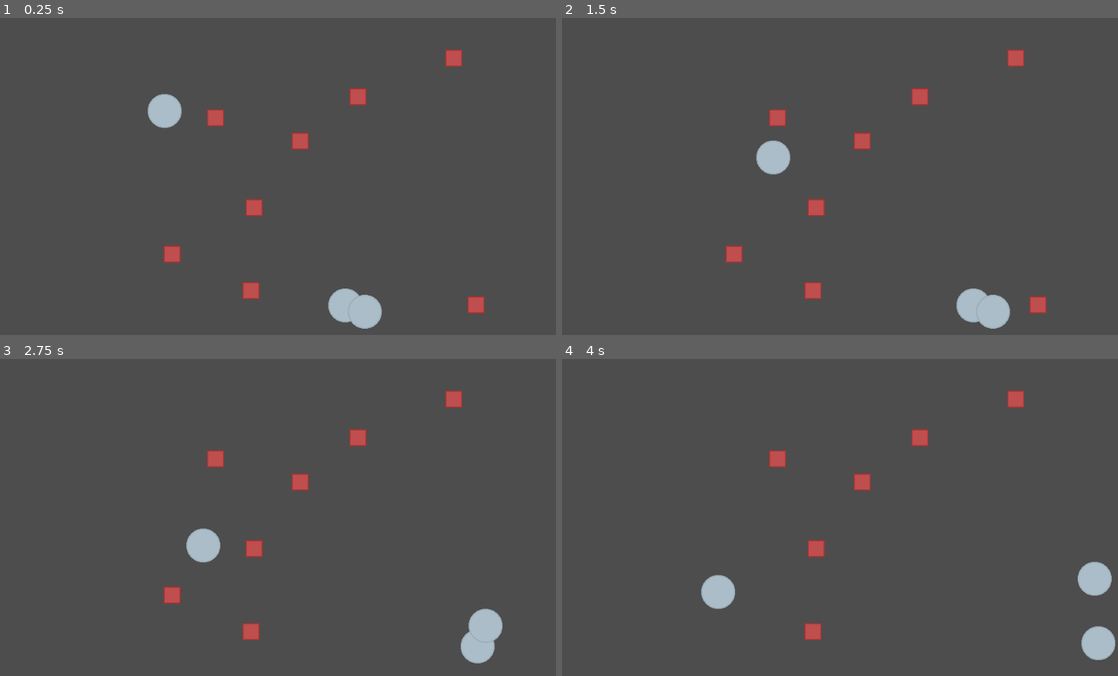
Above: before the commit, frames 1-4 (two rows, left to right).
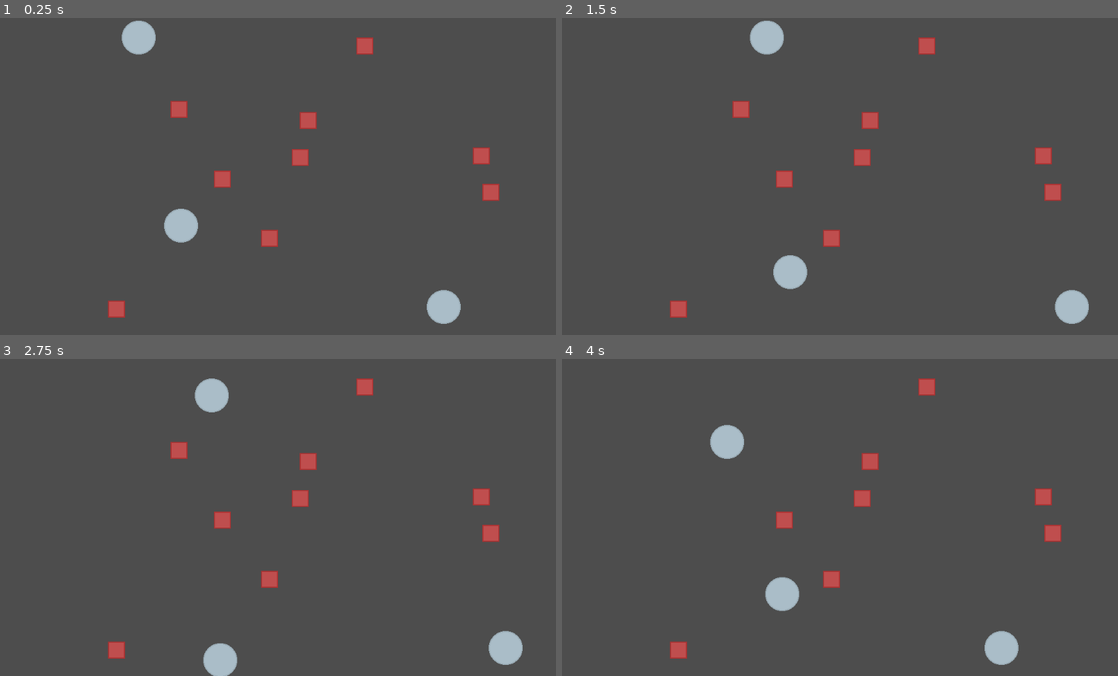
Above: after the commit, the same moments.

Repository: Nmugol/Siec_AI
Game: Godot game, scene res://Scenes/world.tscn
Two runs of this game, one before a commit and one after it. Both use one fixed random seed, a clock stepped at 60 frames per second and the inputs below.
Inputs:
- Up to frame 1 (0.25 s): no input
- Up to frame 2 (1.5 s): no input
- Up to frame 3 (2.75 s): no input
- Up to frame 4 (4 s): no input

The runs differ from the first frame. In frame 1, 5.7% of the frame differs, in the area x 19-90%, y 0-99%; in frame 2, 5.8%, in the area x 19-95%, y 0-99%; in frame 3, 5.5%; in frame 4, 5.5%.

Commit message:
dodanie komentarz i przygotowanie do zapisu wartośći

Diff:
--- a/Scenes/agent.tscn
+++ b/Scenes/agent.tscn
@@ -1,7 +1,7 @@
 [gd_scene load_steps=4 format=3 uid="uid://dpvwrw1k3vgxq"]
 
 [ext_resource type="Texture2D" uid="uid://dif1cm4nyht6k" path="res://Icons/Agent.png" id="1_0s8lq"]
-[ext_resource type="Script" path="res://Script/agent.gd" id="1_15jvk"]
+[ext_resource type="Script" path="res://Script/Agent.gd" id="1_f4cla"]
 
 [sub_resource type="CircleShape2D" id="CircleShape2D_1as8r"]
 radius = 32.0624
@@ -9,7 +9,7 @@
 [node name="Agent" type="RigidBody2D" groups=["agent"]]
 collision_layer = 2
 gravity_scale = 0.0
-script = ExtResource("1_15jvk")
+script = ExtResource("1_f4cla")
 metadata/_edit_group_ = true
 
 [node name="Sprite2D" type="Sprite2D" parent="."]
--- a/Scenes/meal.tscn
+++ b/Scenes/meal.tscn
@@ -1,14 +1,14 @@
 [gd_scene load_steps=4 format=3 uid="uid://deypxtyh2j048"]
 
+[ext_resource type="Script" path="res://Script/Meal.gd" id="1_1m86g"]
 [ext_resource type="Texture2D" uid="uid://dhb70u0w4j8r7" path="res://Icons/food.png" id="1_geyun"]
-[ext_resource type="Script" path="res://Script/meal.gd" id="1_kkyah"]
 
 [sub_resource type="RectangleShape2D" id="RectangleShape2D_6pqnq"]
 size = Vector2(32, 32)
 
 [node name="Area2D" type="Area2D" groups=["meal"]]
 collision_mask = 2
-script = ExtResource("1_kkyah")
+script = ExtResource("1_1m86g")
 metadata/_edit_group_ = true
 
 [node name="Sprite2D" type="Sprite2D" parent="."]
--- /dev/null
+++ b/Script/Agent.gd
@@ -0,0 +1,41 @@
+extends RigidBody2D
+
+# Variables visible in the inspector
+@export var speed = 100
+@export var eat_meal = 0
+
+# # Global variables
+var widow_size= DisplayServer.window_get_size()
+
+var direction = Vector2.ZERO
+var change_direction_interval = 2.0
+var time_since_direction_change = 2.0
+
+var spritr_radius:int = 32
+
+func _physics_process(delta):
+
+	# Counting a time to change direction
+	time_since_direction_change += delta
+
+	# Limiting traffic areas
+	var boarder_x:bool = position.x <= spritr_radius or position.x >= widow_size.x-spritr_radius
+	var boarder_y:bool = position.y <= spritr_radius or position.y >= widow_size.y-spritr_radius
+
+	# Limiting traffic areas
+	if time_since_direction_change >= change_direction_interval or boarder_x or boarder_y:
+
+		change_direction()
+
+		# Reste timer
+		time_since_direction_change = 0.0
+
+	# Function responsible for the movement of the object
+	move_and_collide(direction * speed * delta)
+
+func change_direction():
+	# Drawing the direction of movement
+	var random_direction = Vector2(randi_range(-1, 1), randi_range(-1, 1))
+
+	#Normalized movement
+	direction = random_direction.normalized()
--- /dev/null
+++ b/Script/Meal.gd
@@ -0,0 +1,11 @@
+extends Area2D
+
+# If the subject has entered a meal
+func _on_body_entered(body):
+
+	#Verify that an object is an agent
+	if body.is_in_group("agent"):
+
+		#Remove a meal from a scene
+		queue_free()
+	pass
--- /dev/null
+++ b/Script/Save_data.gd
@@ -0,0 +1,7 @@
+extends Node
+
+class Agent:
+	var id:int = 0
+	var x_positions = []
+	var y_positions = []
+	pass
--- a/Script/World.gd
+++ b/Script/World.gd
@@ -1,41 +1,64 @@
 extends Node2D
 
+# Scene with objects
 @onready var Agent = preload("res://Scenes/agent.tscn")
 @onready var Meal = preload("res://Scenes/meal.tscn")
 
-var widow_size= DisplayServer.window_get_size()
-
+# Variables visible in the inspector
 @export var how_many_agent:int = 16
 @export var how_many_meal:int = 4
 
-# Called when the node enters the scene tree for the first time.
+# Global variables
+var widow_size= DisplayServer.window_get_size()
+var spritr_radius:int = 32
+
 func _ready():
+
+	# Limited to 1 frame per second
+	Engine.max_fps=1
+
 	Agent_adding()
 	Meal_adding()
 
-
+# Function responsible for the appearance of agents on the screen
 func Agent_adding():
 	for i in range(how_many_agent):
-		var pos_x = randf_range(32,widow_size.x-32)
-		var pos_y = randf_range(32,widow_size.y-32)
+
+		# Setting the position of an object
+		var pos = Randoem_position()
 
 		var agent_instance = Agent.instantiate()
 
-		agent_instance.position.x = pos_x
-		agent_instance.position.y = pos_y
+		# Position an object
+		agent_instance.position.x = pos.x
+		agent_instance.position.y = pos.y
 
+		# Set object name
 		agent_instance.name = "agent"+str(i+1)
 
+		# Add an object to a scene
 		add_child(agent_instance)
 
+# Function responsible for the appearance of meals on the screen
 func Meal_adding():
 	for i in range(how_many_meal):
-		var pos_x = randf_range(32,widow_size.x-32)
-		var pos_y = randf_range(32,widow_size.y-32)
+
+		# Setting the position of an object
+		var pos = Randoem_position()
 
 		var meal_instance = Meal.instantiate()
 
-		meal_instance.position.x = pos_x
-		meal_instance.position.y = pos_y
+		# Position an object
+		meal_instance.position.x = pos.x
+		meal_instance.position.y = pos.y
 
+		# Add an object to a scene
 		add_child(meal_instance)
+	pass
+
+# Function that generates the random position of objects
+func Randoem_position(distance:int = spritr_radius)->Vector2:
+	var _position:Vector2 = Vector2(0,0)
+	_position.x = randf_range(distance,widow_size.x-distance)
+	_position.y = randf_range(distance,widow_size.y-distance)
+	return _position
--- a/Script/agent.gd
+++ /dev/null
@@ -1,31 +0,0 @@
-extends RigidBody2D
-
-@export var speed = 100  # Prędkość przeciwnika
-@export var eat_meal = 0
-
-var widow_size= DisplayServer.window_get_size()
-
-var direction = Vector2.ZERO  # Kierunek ruchu przeciwnika
-var change_direction_interval = 2.0  # Interwał zmiany kierunku w sekundach
-var time_since_direction_change = 2.0  # Czas od ostatniej zmiany kierunku
-
-func _physics_process(delta):
-	# Aktualizujemy czas od ostatniej zmiany kierunku
-	time_since_direction_change += delta
-
-	# Jeśli czas od ostatniej zmiany kierunku przekroczył interwał, losujemy nowy kierunek
-	var boarder_x:bool = position.x <= 32 or position.x >= widow_size.x-32
-	var boarder_y:bool = position.y <= 32 or position.y >= widow_size.y-32
-	if time_since_direction_change >= change_direction_interval or boarder_x or boarder_y:
-		change_direction()
-		time_since_direction_change = 0.0
-
-	# Przesuwamy przeciwnika
-	move_and_collide(direction * speed * delta)
-
-func change_direction():
-	# Losujemy losowy kierunek z listy dostępnych kierunków (8 kierunków)
-	var random_direction = Vector2(randi_range(-1, 1), randi_range(-1, 1))
-
-	# Normalizujemy kierunek, aby uzyskać stałą prędkość
-	direction = random_direction.normalized()
--- a/Script/meal.gd
+++ /dev/null
@@ -1,18 +0,0 @@
-extends Area2D
-
-
-# Called when the node enters the scene tree for the first time.
-func _ready():
-	pass # Replace with function body.
-
-
-# Called every frame. 'delta' is the elapsed time since the previous frame.
-func _process(delta):
-	pass
-
-
-func _on_body_entered(body):
-	if body.is_in_group("agent"):
-		print(body.name)
-		queue_free()
-	pass # Replace with function body.
